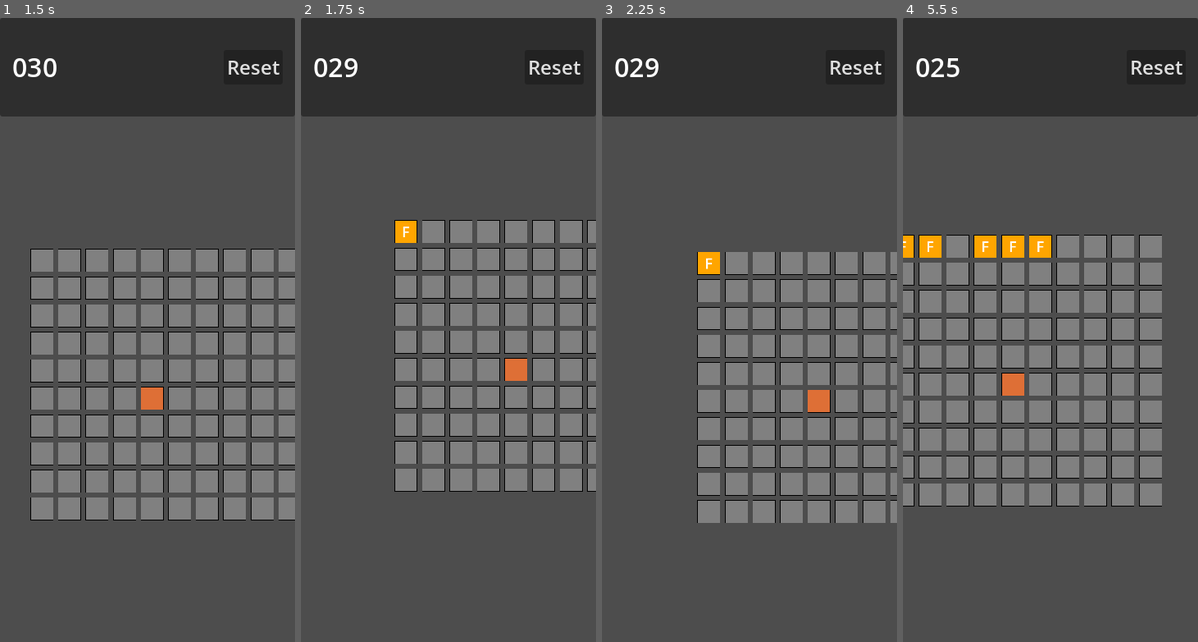
Above: before the commit, frames 1-4 (left to right).
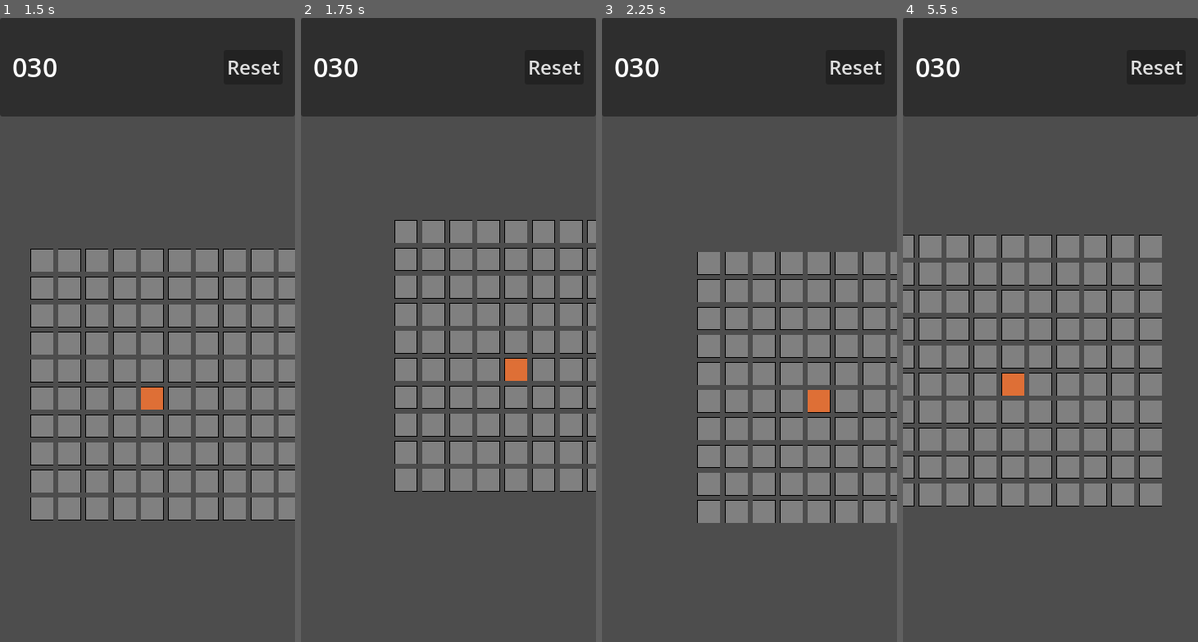
Above: after the commit, the same moments.

Repository: SasaSuppenknecht/MinesweeperApp
Game: Godot game, scene res://scenes/minesweeper.tscn
Two runs of this game, one before a commit and one after it. Both use one fixed random seed, a clock stepped at 60 frames per second and the inputs below.
Inputs (mouse positions are in pixels of both pictures, inside the frame that each line leads up to):
- Up to frame 1 (1.5 s): click "Reset" at 0.5 s; drag from (23, 273) to (177, 198) at 1.27 s
- Up to frame 2 (1.75 s): no input
- Up to frame 3 (2.25 s): drag from (737, 230) to (734, 479) at 2.02 s
- Up to frame 4 (5.5 s): move the mouse to (1065, 367) at 2.77 s; click (1065, 367) at 2.92 s; tap Enter at 3.5 s; drag from (1091, 367) to (962, 248) at 3.52 s; drag from (1047, 298) to (1065, 348) at 4.27 s; drag from (1085, 323) to (1006, 180) at 5.02 s

Frame 1 is identical in both runs. In frame 2, 0.4% of the frame differs, in the area x 9-40%, y 6-37%; in frame 3, 0.4%; in frame 4, 1.3%, in the area x 0-51%, y 6-39%.

Commit message:
Updated to Godot 4.6.2 Screen drag and pan gestures no longer place flags on accident

Diff:
--- a/project.godot
+++ b/project.godot
@@ -8,11 +8,15 @@
 
 config_version=5
 
+[animation]
+
+compatibility/default_parent_skeleton_in_mesh_instance_3d=true
+
 [application]
 
 config/name="minesweeper"
 run/main_scene="uid://du64i2mv3kfv2"
-config/features=PackedStringArray("4.5", "Mobile")
+config/features=PackedStringArray("4.6", "Mobile")
 run/max_fps=30
 run/low_processor_mode=true
 config/icon="res://icon.svg"
@@ -29,6 +33,10 @@
 window/stretch/mode="canvas_items"
 window/handheld/orientation=1
 
+[dotnet]
+
+project/assembly_name="minesweeper"
+
 [editor_plugins]
 
 enabled=PackedStringArray()
--- a/scenes/cell.tscn
+++ b/scenes/cell.tscn
@@ -1,22 +1,22 @@
-[gd_scene load_steps=2 format=3 uid="uid://0beuu0odluio"]
+[gd_scene format=3 uid="uid://0beuu0odluio"]
 
 [ext_resource type="Script" uid="uid://bkrljxl7kh2on" path="res://scripts/cell.gd" id="1_upbjj"]
 
-[node name="Cell" type="Control"]
+[node name="Cell" type="Control" unique_id=982062437]
 layout_mode = 3
 anchors_preset = 0
 size_flags_horizontal = 3
 size_flags_vertical = 3
 script = ExtResource("1_upbjj")
 
-[node name="ColorRect" type="ColorRect" parent="."]
+[node name="ColorRect" type="ColorRect" parent="." unique_id=832542069]
 layout_mode = 0
 offset_right = 50.0
 offset_bottom = 50.0
 mouse_filter = 1
 color = Color(0, 0, 0, 1)
 
-[node name="ColorRect2" type="ColorRect" parent="."]
+[node name="ColorRect2" type="ColorRect" parent="." unique_id=1699527182]
 layout_mode = 0
 offset_left = 1.0
 offset_top = 1.0
@@ -25,7 +25,7 @@
 mouse_filter = 1
 color = Color(0.5019608, 0.5019608, 0.5019608, 1)
 
-[node name="Content" type="Label" parent="."]
+[node name="Content" type="Label" parent="." unique_id=890230403]
 visible = false
 custom_minimum_size = Vector2(48, 48)
 layout_mode = 0
@@ -39,7 +39,7 @@
 horizontal_alignment = 1
 vertical_alignment = 1
 
-[node name="TapTimer" type="Timer" parent="."]
+[node name="TapTimer" type="Timer" parent="." unique_id=1476401136]
 wait_time = 0.35
 one_shot = true
 
--- a/scenes/minesweeper.tscn
+++ b/scenes/minesweeper.tscn
@@ -6,7 +6,7 @@
 [ext_resource type="Script" uid="uid://bci7fv1akbxma" path="res://scripts/game_board.gd" id="2_xhb67"]
 [ext_resource type="Script" uid="uid://dcjlsgs2mqwic" path="res://scripts/menu.gd" id="3_f7qek"]
 
-[node name="Minesweeper" type="Control"]
+[node name="Minesweeper" type="Control" unique_id=923418698]
 layout_mode = 3
 anchors_preset = 15
 anchor_right = 1.0
@@ -16,13 +16,13 @@
 mouse_filter = 1
 script = ExtResource("1_2m5h3")
 
-[node name="Panel" type="Panel" parent="."]
+[node name="Panel" type="Panel" parent="." unique_id=1695006]
 layout_mode = 1
 anchors_preset = -1
 anchor_right = 1.0
 anchor_bottom = 0.15
 
-[node name="MarginContainer" type="MarginContainer" parent="Panel"]
+[node name="MarginContainer" type="MarginContainer" parent="Panel" unique_id=1689478958]
 layout_mode = 1
 anchors_preset = 15
 anchor_right = 1.0
@@ -34,10 +34,10 @@
 theme_override_constants/margin_right = 15
 theme_override_constants/margin_bottom = 10
 
-[node name="HBoxContainer" type="HBoxContainer" parent="Panel/MarginContainer"]
+[node name="HBoxContainer" type="HBoxContainer" parent="Panel/MarginContainer" unique_id=1027385847]
 layout_mode = 2
 
-[node name="FlagCounter" type="Label" parent="Panel/MarginContainer/HBoxContainer"]
+[node name="FlagCounter" type="Label" parent="Panel/MarginContainer/HBoxContainer" unique_id=1044091430]
 unique_name_in_owner = true
 layout_mode = 2
 size_flags_horizontal = 2
@@ -45,7 +45,7 @@
 text = "000"
 script = ExtResource("1_p5s82")
 
-[node name="Reset" type="Button" parent="Panel/MarginContainer/HBoxContainer"]
+[node name="Reset" type="Button" parent="Panel/MarginContainer/HBoxContainer" unique_id=420025478]
 layout_mode = 2
 size_flags_horizontal = 10
 size_flags_vertical = 4
@@ -53,7 +53,7 @@
 text = "Reset"
 script = ExtResource("3_f7qek")
 
-[node name="SubViewportContainer" type="SubViewportContainer" parent="."]
+[node name="SubViewportContainer" type="SubViewportContainer" parent="." unique_id=22694879]
 layout_mode = 1
 anchors_preset = -1
 anchor_top = 0.15
@@ -62,27 +62,24 @@
 stretch = true
 mouse_target = true
 
-[node name="SubViewport" type="SubViewport" parent="SubViewportContainer"]
+[node name="SubViewport" type="SubViewport" parent="SubViewportContainer" unique_id=186661529]
 handle_input_locally = false
 gui_embed_subwindows = true
 size = Vector2i(360, 680)
 render_target_update_mode = 4
 
-[node name="Camera2D" type="Camera2D" parent="SubViewportContainer/SubViewport"]
+[node name="Camera2D" type="Camera2D" parent="SubViewportContainer/SubViewport" unique_id=1531308292]
 zoom = Vector2(0.56, 0.56)
 limit_enabled = false
 position_smoothing_enabled = true
 position_smoothing_speed = 20.0
 script = ExtResource("1_xhb67")
 
-[node name="GameBoard" type="GridContainer" parent="SubViewportContainer/SubViewport"]
+[node name="GameBoard" type="GridContainer" parent="SubViewportContainer/SubViewport" unique_id=1003618694]
 unique_name_in_owner = true
 anchors_preset = 15
 anchor_right = 1.0
 anchor_bottom = 1.0
-offset_left = -2.0
-offset_right = -210.0
-offset_bottom = -506.0
 grow_horizontal = 2
 grow_vertical = 2
 size_flags_horizontal = 3
--- a/scripts/cell.gd
+++ b/scripts/cell.gd
@@ -10,6 +10,8 @@
 var is_bomb : bool
 var _has_flag : bool = false
 var _content : String = ""
+
+static var tap_start_position : Vector2
 
 
 func set_content(content: int):
@@ -43,8 +45,24 @@
 	$Content.text = FLAG_LETTER
 
 
+func _input(event):
+	if not $TapTimer.is_stopped():
+		if event is InputEventScreenDrag:
+			var localPosition : Vector2 = event.position
+			print("DragEvent:")
+			print(tap_start_position)
+			print(localPosition)
+			print(tap_start_position.distance_squared_to(localPosition))
+			if tap_start_position.distance_squared_to(localPosition) > 20:
+				$TapTimer.stop()
+		elif event is InputEventPanGesture:
+			$TapTimer.stop()
+
+
 func _gui_input(event):
 	if event is InputEventScreenTouch:
+		print("TouchEvent:")
+		print(event.position)
 		if not _has_flag:
 			if is_revealed():
 				event.canceled = true
@@ -55,10 +73,10 @@
 				return
 
 		if event.is_pressed():
+			tap_start_position = get_global_transform_with_canvas() * event.position
 			$TapTimer.start()
 		else:
 			$TapTimer.stop()
-
 
 func _toggle_flag():
 	_has_flag = not _has_flag
Not shown: 1 places in scenes/minesweeper.tscn that only renumber resources
Not shown, changed: .gitignore
Not shown, changed: minesweeper.apk
